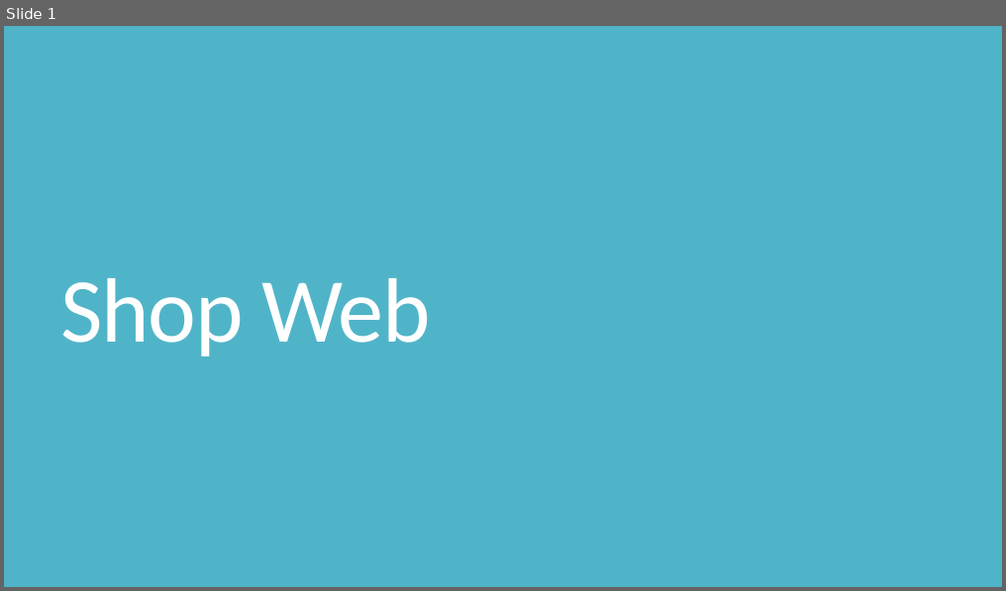
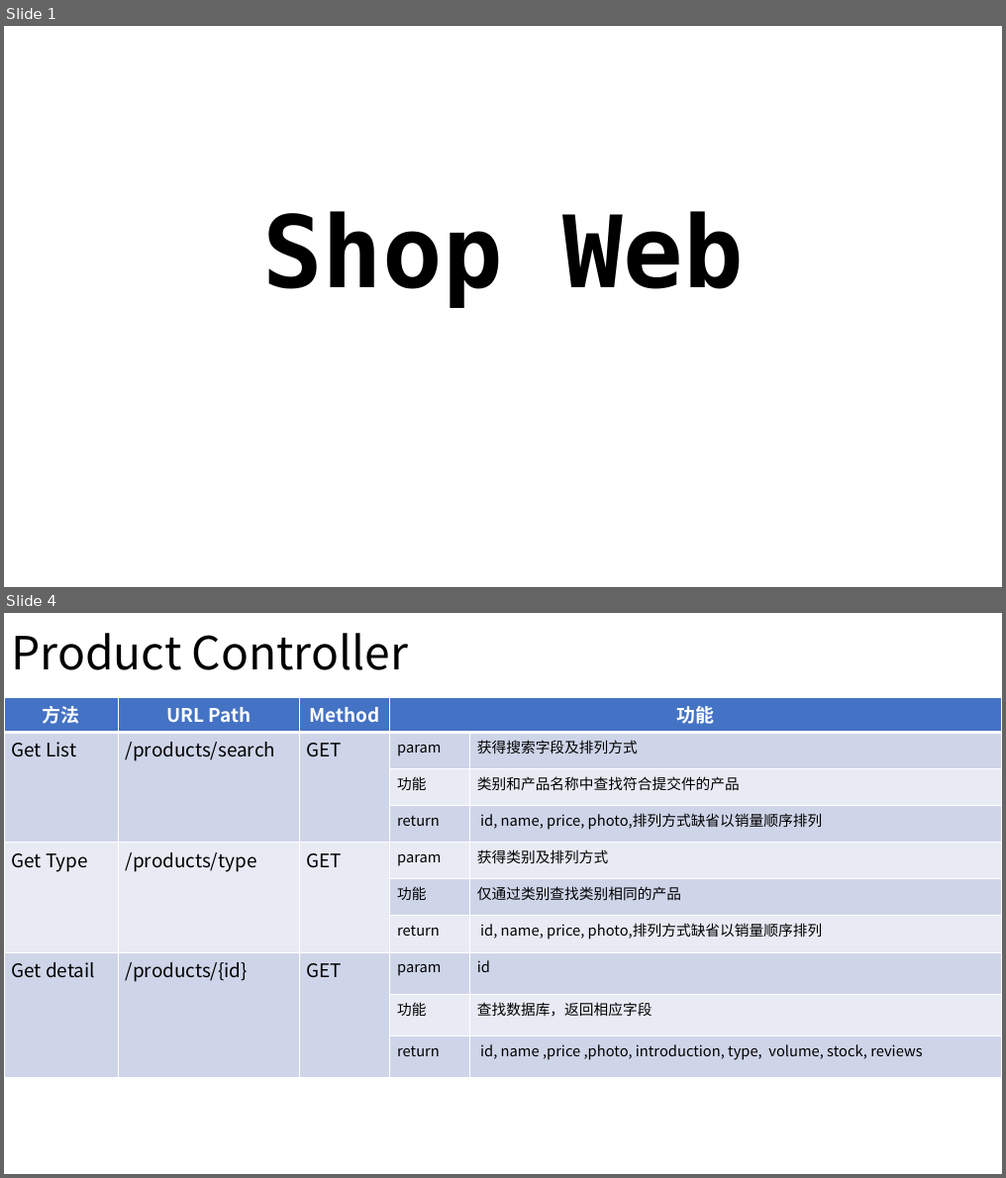
Before and after one commit to n490808114/Java_Shopping_System, a slide deck: Shop Web.pptx. Shown one above the other, each under a label of ours: slide 1 before the commit, slides 1 and 4 after it; the slides between them are not shown. The pictures are 1006x591 and 1006x1178 pixels, drawn with LibreOffice and Linux fonts; fonts in the diff are those of the drawing; background and template pictures are left out. Boxes give left, top, right and bottom in pixels: in the first picture for what was removed or moved away, otherwise in the second. Text is boxed around its words. In the diff, an @@ line names an element or a change of style, - is before the commit and + after.

```diff
--- a/Shop Web.pptx
+++ b/Shop Web.pptx
@@ slide 4 added at box(4, 613, 1002, 1174), background #FFFFFF @@
@@ title added at box(12, 633, 408, 670), 44 pt, text #000000 @@
+Product Controller
@@ table added at box(4, 697, 1002, 1073), 10 rows, 5 columns @@
+方法 | URL Path | Method | 功能 | 
+Get List | /products/search | GET | param | 获得搜索字段及排列方式
+ |  |  | 功能 | 类别和产品名称中查找符合提交件的产品
+ |  |  | return | id, name, price, photo,排列方式缺省以销量顺序排列
+Get Type | /products/type | GET | param | 获得类别及排列方式
+ |  |  | 功能 | 仅通过类别查找类别相同的产品
+ |  |  | return | id, name, price, photo,排列方式缺省以销量顺序排列
+Get detail | /products/{id} | GET | param | id
+ |  |  | 功能 | 查找数据库，返回相应字段
+ |  |  | return | id, name ,price ,photo, introduction, type, volume, stock, reviews
@@ slide 1 changed as well @@
@@ background #50B4C8 to picture (left out) @@
@@ title "Shop Web": place and size @@
-title "Shop Web" at box(60, 278, 431, 357)
+title "Shop Web" at box(262, 211, 744, 308)
@@ title "Shop Web" at box(262, 211, 744, 308): size 88 to 96 pt, font Calibri to DejaVu Sans Mono, text colour #FFFFFF to #000000, letter spacing -1.2 to 0 pt, bold on; alignment left to centre; line spacing 0.8 to 0.9 @@
```
Also in this commit, not shown: 2 other slides changed, 7 other slides added.
